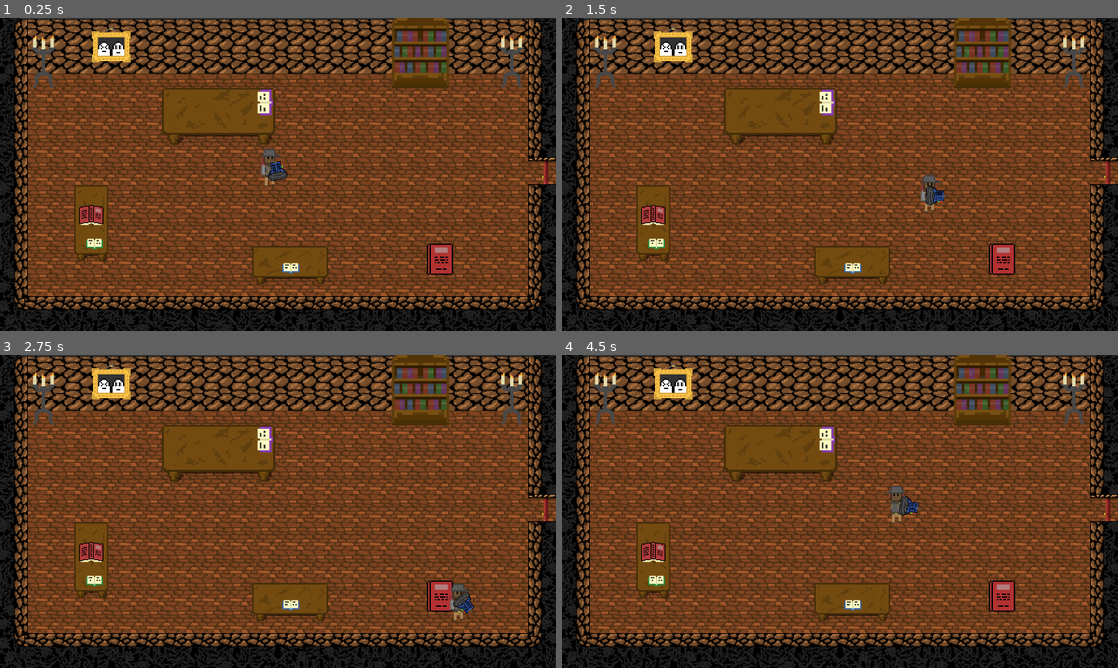
Above: before the commit, frames 1-4 (two rows, left to right).
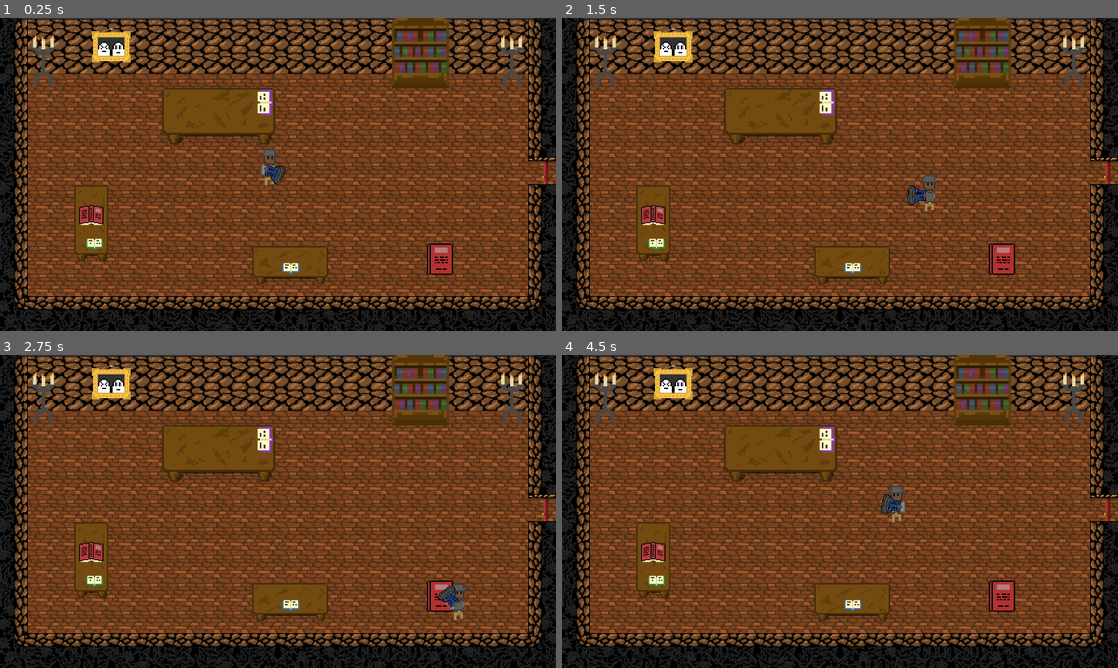
Above: after the commit, the same moments.

Repository: Oatcheese/Ghost-Catchin
Game: Godot game, scene res://Scenes/Main Scene.tscn
Two runs of this game, one before a commit and one after it. Both use one fixed random seed, a clock stepped at 60 frames per second and the inputs below.
Inputs (mouse positions are in pixels of both pictures, inside the frame that each line leads up to):
- Up to frame 1 (0.25 s): no input
- Up to frame 2 (1.5 s): tap Enter at 0.5 s; move the mouse to (962, 158) at 0.52 s; hold D (move_right) 0.53-1.28 s; click (962, 158) at 0.67 s; move the mouse to (728, 190) at 1.27 s; hold S (move_down) from 1.28 s (still down)
- Up to frame 3 (2.75 s): move the mouse to (333, 442) at 2.02 s; release S (move_down) at 2.03 s; hold D (move_right) from 2.03 s (still down)
- Up to frame 4 (4.5 s): move the mouse to (812, 574) at 2.77 s; release D (move_right) at 2.78 s; hold W (move_up) 2.78-3.53 s; click (812, 574) at 2.92 s; move the mouse to (1006, 558) at 3.52 s; hold A (move_left) from 3.53 s (still down); move the mouse to (673, 464) at 4.27 s

The runs differ from the first frame. In frame 1, 0.2% of the frame differs, in the area x 47-52%, y 45-54%; in frame 2, 0.3%; in frame 3, 0.3%; in frame 4, 0.3%, in the area x 57-65%, y 44-52%.

Commit message:
fix: vacuum moves around player

Diff:
--- a/Scenes/Doors/BottomDoor.tscn
+++ b/Scenes/Doors/BottomDoor.tscn
@@ -1,7 +1,7 @@
 [gd_scene format=3 uid="uid://dqsrasa51h5fq"]
 
 [ext_resource type="Texture2D" uid="uid://rnr4d2lbc04h" path="res://Sprites/Doors/bottom-door.png" id="1_r1oog"]
-[ext_resource type="Script" uid="uid://u214hb2flxv8" path="res://Scripts/Doors/Door.gd" id="1_sx37k"]
+[ext_resource type="Script" uid="uid://u214hb2flxv8" path="res://Scripts/Door.gd" id="1_sx37k"]
 [ext_resource type="Texture2D" uid="uid://cqsiu3hnx73hb" path="res://Sprites/Doors/bottom-door-open.png" id="2_sx37k"]
 
 [sub_resource type="SpriteFrames" id="SpriteFrames_qcfhw"]
--- a/Scenes/Doors/LeftDoor.tscn
+++ b/Scenes/Doors/LeftDoor.tscn
@@ -1,6 +1,6 @@
 [gd_scene format=3 uid="uid://42eq78vsn5i8"]
 
-[ext_resource type="Script" uid="uid://u214hb2flxv8" path="res://Scripts/Doors/Door.gd" id="1_386r2"]
+[ext_resource type="Script" uid="uid://u214hb2flxv8" path="res://Scripts/Door.gd" id="1_386r2"]
 [ext_resource type="Texture2D" uid="uid://k1eojefnye1g" path="res://Sprites/Doors/left-door.png" id="1_i0lk1"]
 [ext_resource type="Texture2D" uid="uid://dwb1vnmrpbu5e" path="res://Sprites/Doors/left-door-open.png" id="2_386r2"]
 
--- a/Scenes/Doors/RightDoor.tscn
+++ b/Scenes/Doors/RightDoor.tscn
@@ -1,6 +1,6 @@
 [gd_scene format=3 uid="uid://s8n7odewuimf"]
 
-[ext_resource type="Script" uid="uid://u214hb2flxv8" path="res://Scripts/Doors/Door.gd" id="1_b1bnq"]
+[ext_resource type="Script" uid="uid://u214hb2flxv8" path="res://Scripts/Door.gd" id="1_b1bnq"]
 [ext_resource type="Texture2D" uid="uid://cl71xh20anbx2" path="res://Sprites/Doors/right-door.png" id="2_1fk65"]
 [ext_resource type="Texture2D" uid="uid://jcllp3aj3ki4" path="res://Sprites/Doors/right-door-open.png" id="3_bgsld"]
 
--- a/Scenes/Doors/TopDoor.tscn
+++ b/Scenes/Doors/TopDoor.tscn
@@ -1,6 +1,6 @@
 [gd_scene format=4 uid="uid://c2ahyviycpspv"]
 
-[ext_resource type="Script" uid="uid://u214hb2flxv8" path="res://Scripts/Doors/Door.gd" id="1_1ko6w"]
+[ext_resource type="Script" uid="uid://u214hb2flxv8" path="res://Scripts/Door.gd" id="1_1ko6w"]
 [ext_resource type="Texture2D" uid="uid://dr08l7qbbr0bb" path="res://Sprites/Doors/top-door.png" id="2_v5lka"]
 [ext_resource type="Texture2D" uid="uid://b1vqskltuvyia" path="res://Sprites/Doors/top-door-open.png" id="3_n0vcw"]
 [ext_resource type="Texture2D" uid="uid://bywhhn18kyqai" path="res://Sprites/Doors/top-door-mask.png" id="4_d7o7x"]
--- a/Scenes/Player.tscn
+++ b/Scenes/Player.tscn
@@ -70,24 +70,25 @@
 [node name="CollisionShape2D" type="CollisionShape2D" parent="Player" unique_id=860557823]
 shape = SubResource("RectangleShape2D_bhhdu")
 
-[node name="Vacuum2" type="Area2D" parent="Player" unique_id=1206460143]
-position = Vector2(6.3333335, -9.083334)
+[node name="Vacuum" type="Area2D" parent="Player" unique_id=1206460143]
+position = Vector2(-2, -9)
 collision_mask = 3
 script = ExtResource("4_nn08x")
 
-[node name="VacuumSprite" type="Sprite2D" parent="Player/Vacuum2" unique_id=1583014815]
+[node name="VacuumSprite" type="Sprite2D" parent="Player/Vacuum" unique_id=1583014815]
+position = Vector2(6.25, 0.46666718)
 scale = Vector2(0.5, 0.5)
 texture = ExtResource("7_52ee3")
 
-[node name="Succ" type="Sprite2D" parent="Player/Vacuum2" unique_id=1670679414]
-position = Vector2(15, -2.8333335)
+[node name="Succ" type="Sprite2D" parent="Player/Vacuum" unique_id=1670679414]
+position = Vector2(21.25, -2.3666663)
 rotation = 1.5707964
 scale = Vector2(0.05, 0.05)
 texture = ExtResource("5_nn08x")
 
-[node name="SuccCollider" type="CollisionShape2D" parent="Player/Vacuum2" unique_id=912975859]
-position = Vector2(14.999999, -2.6666665)
+[node name="SuccCollider" type="CollisionShape2D" parent="Player/Vacuum" unique_id=912975859]
+position = Vector2(21.249998, -2.1999993)
 scale = Vector2(0.99999976, 0.99999976)
 shape = SubResource("RectangleShape2D_ysm7c")
 
-[connection signal="body_entered" from="Player/Vacuum2" to="Player/Vacuum2" method="_on_body_entered"]
+[connection signal="body_entered" from="Player/Vacuum" to="Player/Vacuum" method="_on_body_entered"]
Renamed: Scripts/Doors/Door.gd -> Scripts/Door.gd
Renamed: Scripts/Doors/Door.gd.uid -> Scripts/Door.gd.uid
